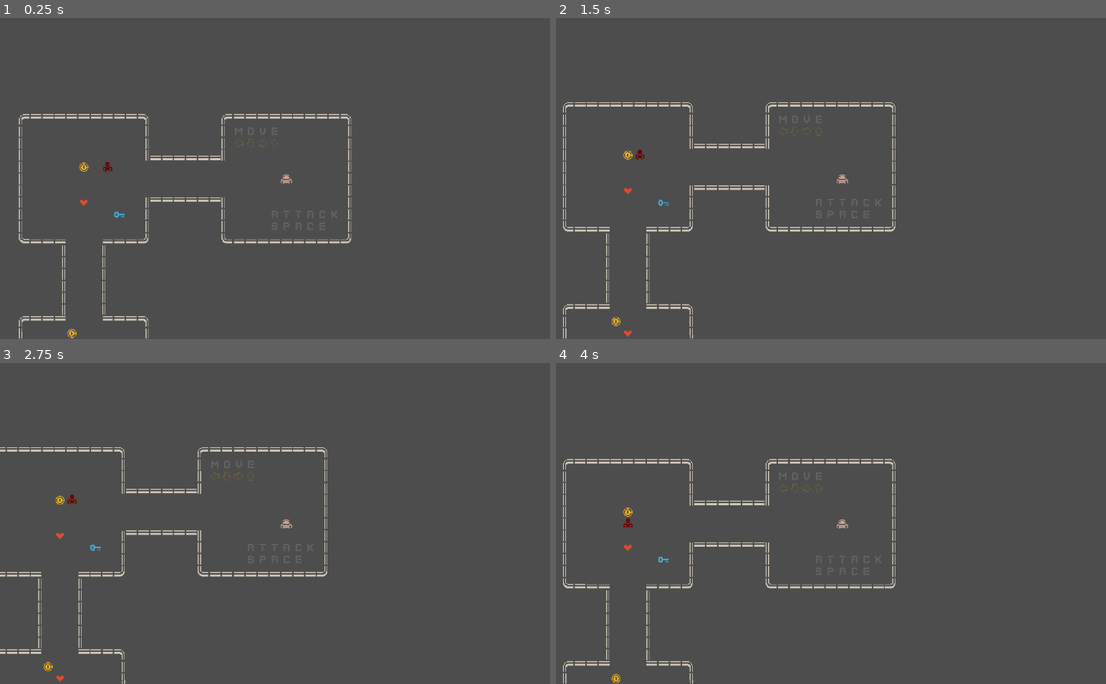
Above: before the commit, frames 1-4 (two rows, left to right).
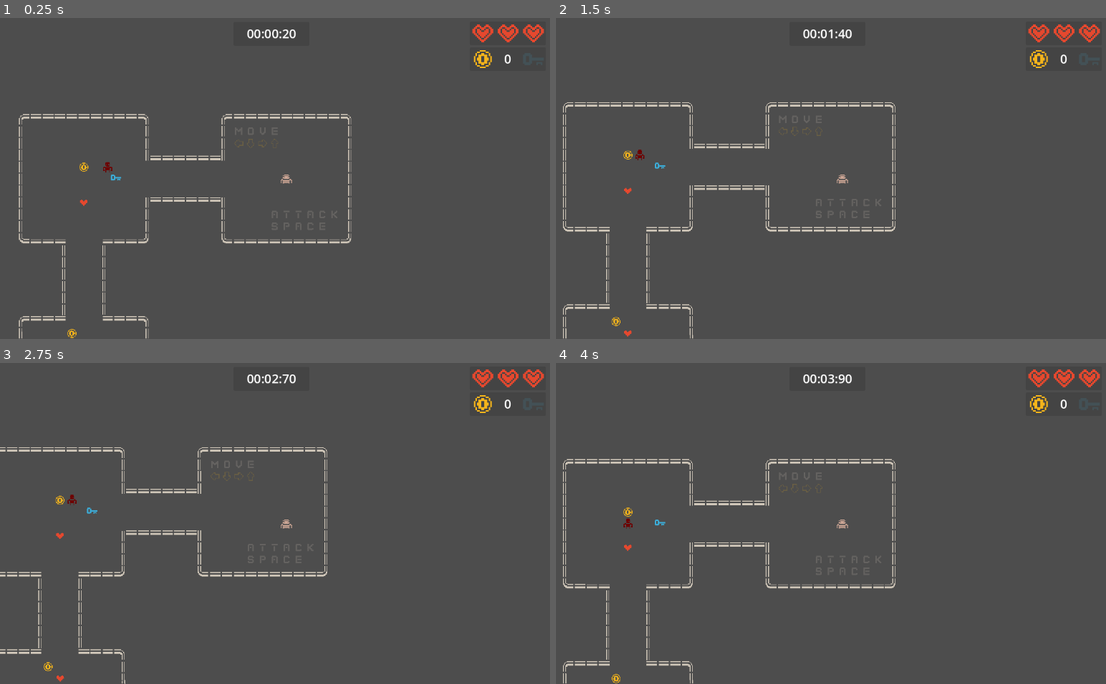
Above: after the commit, the same moments.

Repository: josanescod/tfg-roguelike
Game: Godot game, scene res://Scenes/world.tscn
Two runs of this game, one before a commit and one after it. Both use one fixed random seed, a clock stepped at 60 frames per second and the inputs below.
Inputs:
- Up to frame 1 (0.25 s): no input
- Up to frame 2 (1.5 s): tap Enter at 0.5 s; hold Right (move_right) 0.53-1.28 s; tap Space (attack) at 0.6, 1.25, 1.35 s; hold Down (move_down) from 1.28 s (still down)
- Up to frame 3 (2.75 s): tap Enter at 2 s; release Down (move_down) at 2.03 s; hold Right (move_right) from 2.03 s (still down); tap Space (attack) at 2.1 s
- Up to frame 4 (4 s): tap Space (attack) at 2.75, 2.85, 3.6 s; release Right (move_right) at 2.78 s; hold Up (move_up) 2.78-3.53 s; tap Enter at 3.5 s; hold Left (move_left) from 3.53 s (still down)

The runs differ from the first frame. In frame 1, 0.7% of the frame differs, in the area x 20-99%, y 2-63%; in frame 2, 0.7%; in frame 3, 0.7%; in frame 4, 0.7%.

Commit message:
Added UI and Timer

Diff:
--- a/Nodes/door.tscn
+++ b/Nodes/door.tscn
@@ -6,7 +6,7 @@
 [sub_resource type="RectangleShape2D" id="RectangleShape2D_731ya"]
 size = Vector2(42, 43)
 
-[node name="Door" type="Area2D"]
+[node name="Door" type="Area2D" groups=["Door"]]
 script = ExtResource("1_uxtxp")
 
 [node name="Sprite2D" type="Sprite2D" parent="."]
--- a/Scenes/world.tscn
+++ b/Scenes/world.tscn
@@ -1,8 +1,9 @@
-[gd_scene load_steps=9 format=3 uid="uid://csbootqbcm3nt"]
+[gd_scene load_steps=10 format=3 uid="uid://csbootqbcm3nt"]
 
 [ext_resource type="Script" path="res://Scripts/level_builder.gd" id="1_hm1qq"]
 [ext_resource type="Script" path="res://Scripts/player.gd" id="2_c420u"]
 [ext_resource type="Texture2D" uid="uid://dge2k5dkwh8s1" path="res://Assets/colored-transparent_packed.png" id="2_f4rc0"]
+[ext_resource type="Script" path="res://Scripts/ui.gd" id="5_q4ne1"]
 [ext_resource type="Script" path="res://Scripts/enemy_manager.gd" id="5_qtfhy"]
 
 [sub_resource type="RectangleShape2D" id="RectangleShape2D_b0ylf"]
@@ -82,3 +83,110 @@
 libraries = {
 "": SubResource("AnimationLibrary_yklgy")
 }
+
+[node name="UI" type="CanvasLayer" parent="." groups=["UI"]]
+script = ExtResource("5_q4ne1")
+
+[node name="HealthBar" type="Panel" parent="UI"]
+self_modulate = Color(1, 1, 1, 0.278431)
+anchors_preset = 1
+anchor_left = 1.0
+anchor_right = 1.0
+offset_left = -206.0
+offset_top = 7.0
+offset_right = -53.0
+offset_bottom = 55.0
+grow_horizontal = 0
+
+[node name="Heart1" type="Sprite2D" parent="UI/HealthBar"]
+position = Vector2(26, 24)
+scale = Vector2(3, 3)
+texture = ExtResource("2_f4rc0")
+hframes = 3
+frame = 2
+region_enabled = true
+region_rect = Rect2(640, 160, 48, 16)
+
+[node name="Heart2" type="Sprite2D" parent="UI/HealthBar"]
+position = Vector2(77, 24)
+scale = Vector2(3, 3)
+texture = ExtResource("2_f4rc0")
+hframes = 3
+frame = 2
+region_enabled = true
+region_rect = Rect2(640, 160, 48, 16)
+
+[node name="Heart3" type="Sprite2D" parent="UI/HealthBar"]
+position = Vector2(128, 24)
+scale = Vector2(3, 3)
+texture = ExtResource("2_f4rc0")
+hframes = 3
+frame = 2
+region_enabled = true
+region_rect = Rect2(640, 160, 48, 16)
+
+[node name="StatBar" type="Panel" parent="UI"]
+self_modulate = Color(1, 1, 1, 0.278431)
+anchors_preset = 1
+anchor_left = 1.0
+anchor_right = 1.0
+offset_left = -206.0
+offset_top = 59.0
+offset_right = -53.0
+offset_bottom = 107.0
+grow_horizontal = 0
+
+[node name="CoinSprite" type="Sprite2D" parent="UI/StatBar"]
+position = Vector2(26, 24)
+scale = Vector2(3, 3)
+texture = ExtResource("2_f4rc0")
+region_enabled = true
+region_rect = Rect2(656, 48, 16, 16)
+
+[node name="Coins" type="Label" parent="UI/StatBar"]
+layout_mode = 0
+offset_left = 56.0
+offset_top = 6.0
+offset_right = 96.0
+offset_bottom = 41.0
+theme_override_font_sizes/font_size = 25
+text = "0"
+horizontal_alignment = 1
+
+[node name="KeySprite" type="Sprite2D" parent="UI/StatBar"]
+modulate = Color(1, 1, 1, 0.12549)
+position = Vector2(128, 24)
+scale = Vector2(3, 3)
+texture = ExtResource("2_f4rc0")
+region_enabled = true
+region_rect = Rect2(528, 176, 16, 16)
+
+[node name="TimeBar" type="Panel" parent="UI"]
+self_modulate = Color(1, 1, 1, 0.278431)
+anchors_preset = 5
+anchor_left = 0.5
+anchor_right = 0.5
+offset_left = -106.0
+offset_top = 8.0
+offset_right = 47.0
+offset_bottom = 56.0
+grow_horizontal = 2
+
+[node name="Time" type="Label" parent="UI/TimeBar"]
+layout_mode = 1
+anchors_preset = -1
+anchor_left = 0.5
+anchor_right = 0.5
+anchor_bottom = 0.287
+offset_left = -73.5
+offset_top = 4.0
+offset_right = 74.5
+offset_bottom = 30.224
+grow_horizontal = 2
+theme_override_font_sizes/font_size = 25
+horizontal_alignment = 1
+vertical_alignment = 1
+
+[node name="Timer" type="Timer" parent="UI/TimeBar"]
+
+[connection signal="timeout" from="UI/TimeBar/Timer" to="UI" method="_on_timer_timeout"]
--- a/Scripts/door.gd
+++ b/Scripts/door.gd
@@ -5,5 +5,6 @@
 	if body.is_in_group("Player"):
 		if body.has_key:
 			print("You are free!")
+			get_tree().get_first_node_in_group("UI").on_player_escaped()
 		else:
 			print("Door is closed.")
--- a/Scripts/global_settings.gd
+++ b/Scripts/global_settings.gd
@@ -1,6 +1,6 @@
 extends Node
 
-var max_health : int = 8
+var max_health : int = 6
 var health : int = max_health
 var coins: int = 0
 var level : int = 1
--- a/Scripts/level_builder.gd
+++ b/Scripts/level_builder.gd
@@ -179,7 +179,9 @@
 	if available_rooms.size() > 0:
 		var random_room_position = available_rooms[randi() % available_rooms.size()]
 		var key = key_scene.instantiate()
-		key.global_position = random_room_position * 816 + Vector2(408, 408)
+		var key_x = randi_range(100, 400)
+		var key_y = randi_range(100, 400)
+		key.global_position = random_room_position * 816 + Vector2(key_x, key_y)
 		$"..".call_deferred("add_child", key)
 		key_position = random_room_position
 
@@ -197,7 +199,9 @@
 	if available_rooms.size() > 0:
 		var random_room_position = available_rooms[randi() % available_rooms.size()]
 		var door = door_scene.instantiate()
-		door.global_position = random_room_position * 816 + Vector2(408, 408)
+		var door_x = randi_range(100, 400)
+		var door_y = randi_range(100, 400)
+		door.global_position = random_room_position * 816 + Vector2(door_x, door_y) #408
 		$"..".call_deferred("add_child", door)
 		door_position = random_room_position
 
--- a/Scripts/player.gd
+++ b/Scripts/player.gd
@@ -41,6 +41,7 @@
 			Vector2.LEFT:
 				try_attack(Vector2.LEFT)
 				print("left attack!")
+				print("health: ", Global.health)
 			Vector2.DOWN:
 				try_attack(Vector2.DOWN)
 				print("down attack!")
--- /dev/null
+++ b/Scripts/ui.gd
@@ -0,0 +1,67 @@
+extends CanvasLayer
+
+
+@onready var player : CharacterBody2D = get_tree().get_first_node_in_group("Player")
+
+@onready var LevelBuilder : Node = $"../LevelBuilder"
+var elapsed_time : float = 0.0
+
+
+func _ready() -> void:
+	$"TimeBar/Timer".wait_time = 0.1
+	$"TimeBar/Timer".start()
+
+
+func _process(_delta):
+	$StatBar/Coins.text = str(Global.coins)
+
+
+	# handle key
+	if player.has_key:
+		$StatBar/KeySprite.modulate = "ffffff"
+	else:
+		$StatBar/KeySprite.modulate = "ffffff20"
+
+
+	# handle hearts
+	match Global.health:
+		6:
+			$"HealthBar/Heart1".frame = 2
+			$"HealthBar/Heart2".frame = 2
+			$"HealthBar/Heart3".frame = 2
+		5:
+			$"HealthBar/Heart1".frame = 2
+			$"HealthBar/Heart2".frame = 2
+			$"HealthBar/Heart3".frame = 1
+		4:
+			$"HealthBar/Heart1".frame = 2
+			$"HealthBar/Heart2".frame = 2
+			$"HealthBar/Heart3".frame = 0
+		3:
+			$"HealthBar/Heart1".frame = 2
+			$"HealthBar/Heart2".frame = 1
+			$"HealthBar/Heart3".frame = 0
+		2:
+			$"HealthBar/Heart1".frame = 2
+			$"HealthBar/Heart2".frame = 0
+			$"HealthBar/Heart3".frame = 0
+		1:
+			$"HealthBar/Heart1".frame = 1
+			$"HealthBar/Heart2".frame = 0
+			$"HealthBar/Heart3".frame = 0
+		0:
+			$"HealthBar/Heart1".frame = 0
+			$"HealthBar/Heart2".frame = 0
+			$"HealthBar/Heart3".frame = 0
+
+# handle time
+func _on_timer_timeout() -> void:
+	elapsed_time += 0.1
+	var minutes = int(elapsed_time / 60)
+	var seconds = int(elapsed_time) % 60
+	var milliseconds = int((elapsed_time - int(elapsed_time)) * 100)
+	$"TimeBar/Time".text = '%02d:%02d:%02d' % [minutes, seconds, milliseconds]
+
+func on_player_escaped() -> void:
+	$"TimeBar/Timer".stop()
+	#print("Total time: ", $"TimeBar/Time".text)
